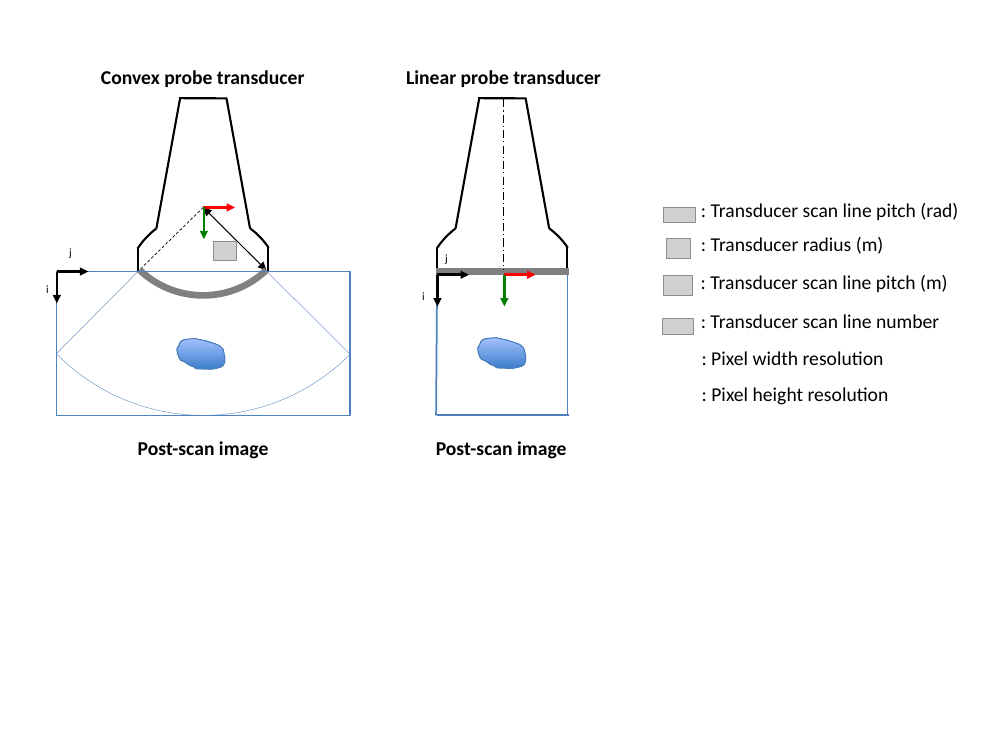
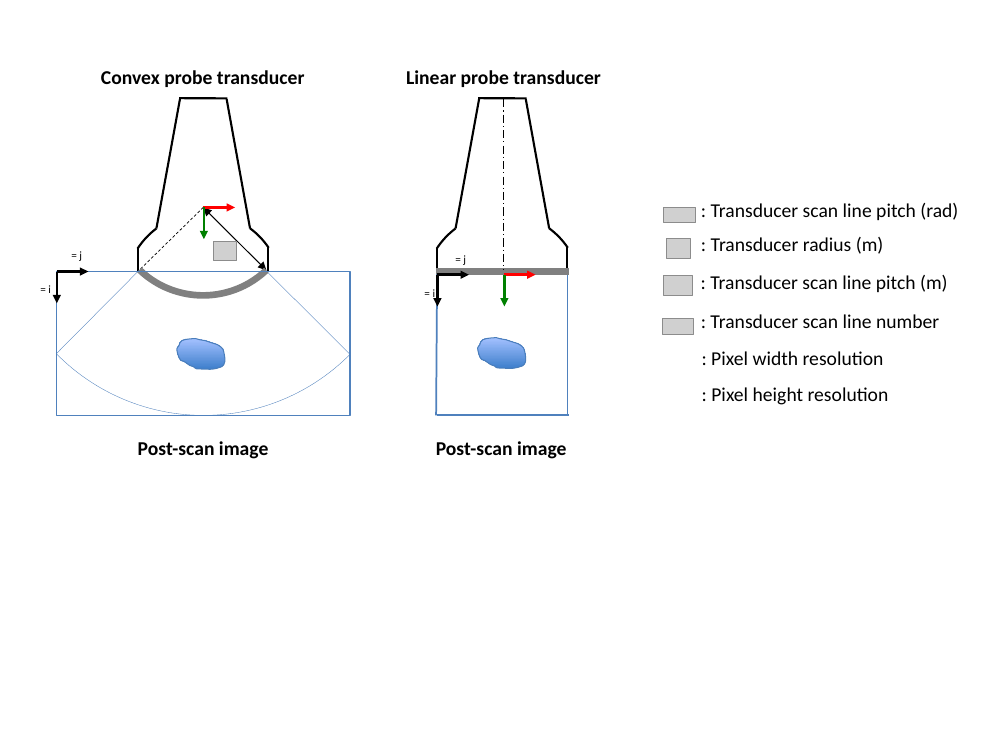
Before and after one commit to lagadic/ustk, a slide deck: slide 4 of doc/image/img-usProbeSettings.pptx. Drawn at 1008x756 pixels with LibreOffice and Linux fonts; fonts in the diff are those of the drawing; grey boxes stand for pictures; background and template pictures are left out. Boxes give left, top, right and bottom in pixels: in the first picture for what was removed or moved away, otherwise in the second. Text is boxed around its words. In the diff, an @@ line names an element or a change of style, - is before the commit and + after.

```diff
--- a/doc/image/img-usProbeSettings.pptx
+++ b/doc/image/img-usProbeSettings.pptx
@@ text at (79, 251, 82, 261): text changed @@
-j
+= j
@@ text at (463, 255, 466, 265): text changed @@
-j
+= j
@@ text at (48, 285, 51, 293): text changed @@
-i
+= i
@@ text at (433, 288, 436, 301): text changed @@
-i
+= i
```
Also in this commit, not shown: 2 other slides changed, 2 other files.
